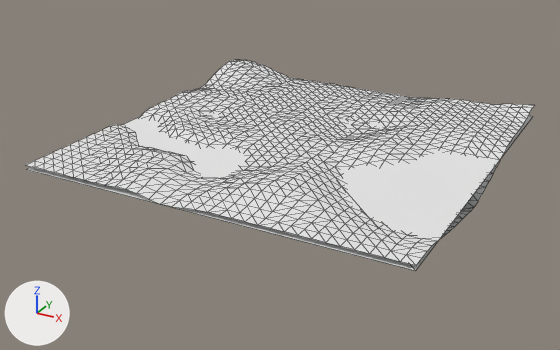
One commit to the OBJ model engine/assets/models/ground/ground.obj: the scene before it, then after it.
Before and after are seen from a camera (50 mm lens) standing at (44.4, -86.6, 37.6) and looking at (-1.7, -2.9, -4.3). The axes (+X, +Y, +Z) are drawn at lower left. The lights are the same throughout. Mesh edges are drawn as thin lines. Where no turn or scale is listed for an object, it has been applied to the vertices.

Objects in the first picture: 'Terrain', 'Water'.
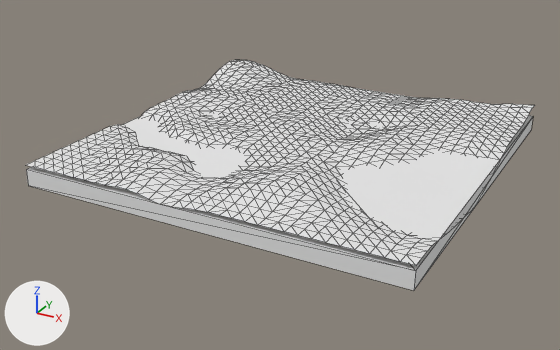
What the commit changed:
me_water is used by ob_water; location (0.0, 0.0, 0.0).
me_water had 4 vertices, 2 faces and spanned x -25.0..25.0, y -25.0..25.0, z 0.0.
me_water now has 8 vertices, 12 faces and spans x -25.0..25.0, y -25.0..25.0, z -2.2..0.0.
Part 1, on me_water:
4 vertices are added at (-25.0, -25.0, -2.2), (-25.0, 25.0, -2.2), (25.0, -25.0, -2.2), (25.0, 25.0, -2.2).
10 new faces join them.

What differs and where, as boxes (x1, y1, x2, y2) in the pictures (560 x 350 px):
'Water', reshaped (10% taller)
    before: (26, 88, 533, 271)
    after: (26, 88, 533, 290)
part 1 of me_water, added
    after: (26, 117, 533, 290)
